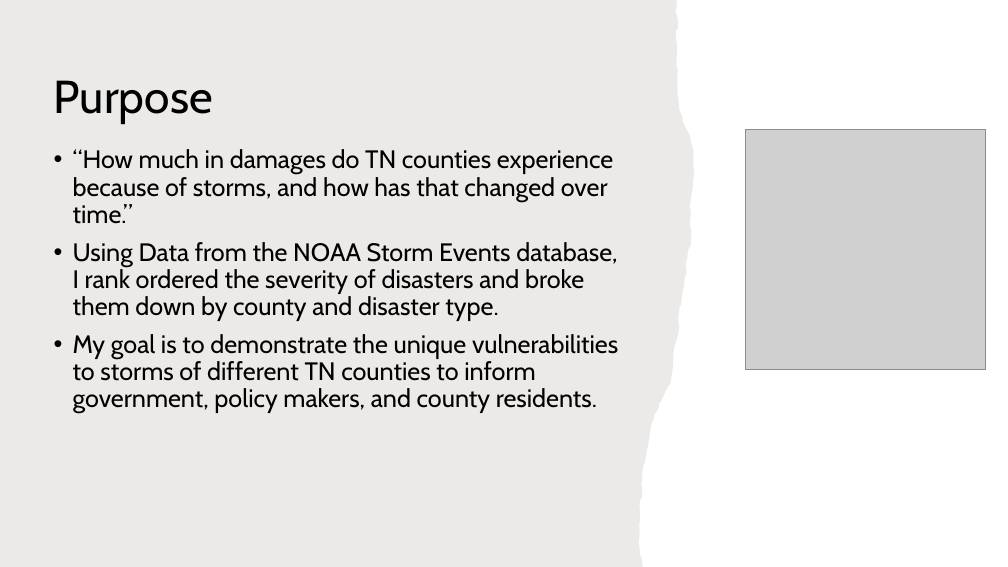
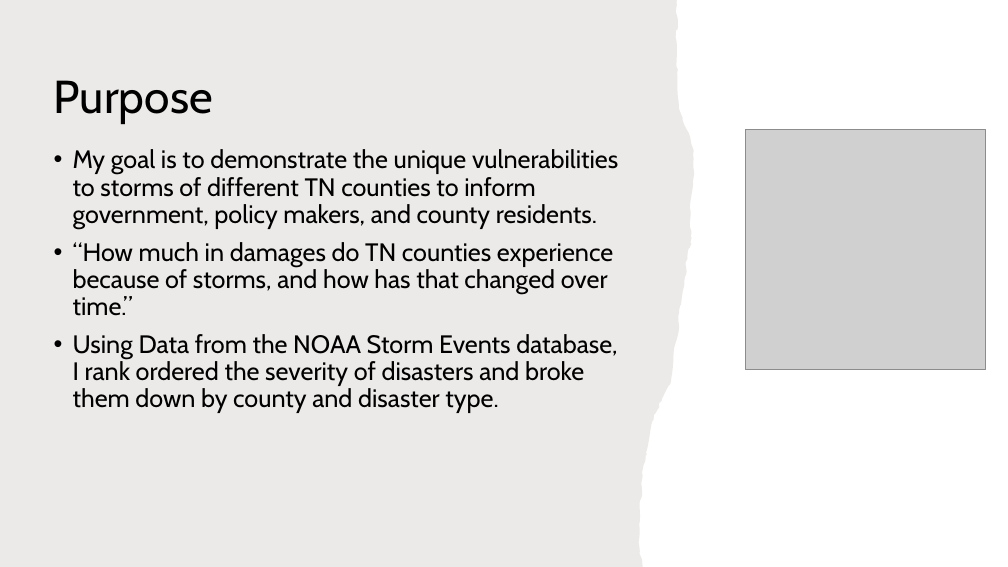
Before and after one commit to gabehardin8/TN_storms, a slide deck: slide 2 of sql_analysis_modelling/Gabe_hardin_storm_capstone.pptx. Drawn at 1008x567 pixels with LibreOffice and Linux fonts; fonts in the diff are those of the drawing; grey boxes stand for pictures. Boxes give left, top, right and bottom in pixels: in the first picture for what was removed or moved away, otherwise in the second. Text is boxed around its words. In the diff, an @@ line names an element or a change of style, - is before the commit and + after.

```diff
--- a/sql_analysis_modelling/Gabe_hardin_storm_capstone.pptx
+++ b/sql_analysis_modelling/Gabe_hardin_storm_capstone.pptx
@@ text at box(73, 149, 618, 229): paragraph added @@
+• My goal is to demonstrate the unique vulnerabilities to storms of different TN counties to inform government, policy makers, and county residents.
@@ text at box(73, 334, 618, 413): paragraph removed @@
-• My goal is to demonstrate the unique vulnerabilities to storms of different TN counties to inform government, policy makers, and county residents.
```
Also in this commit, not shown: 3 other files.
